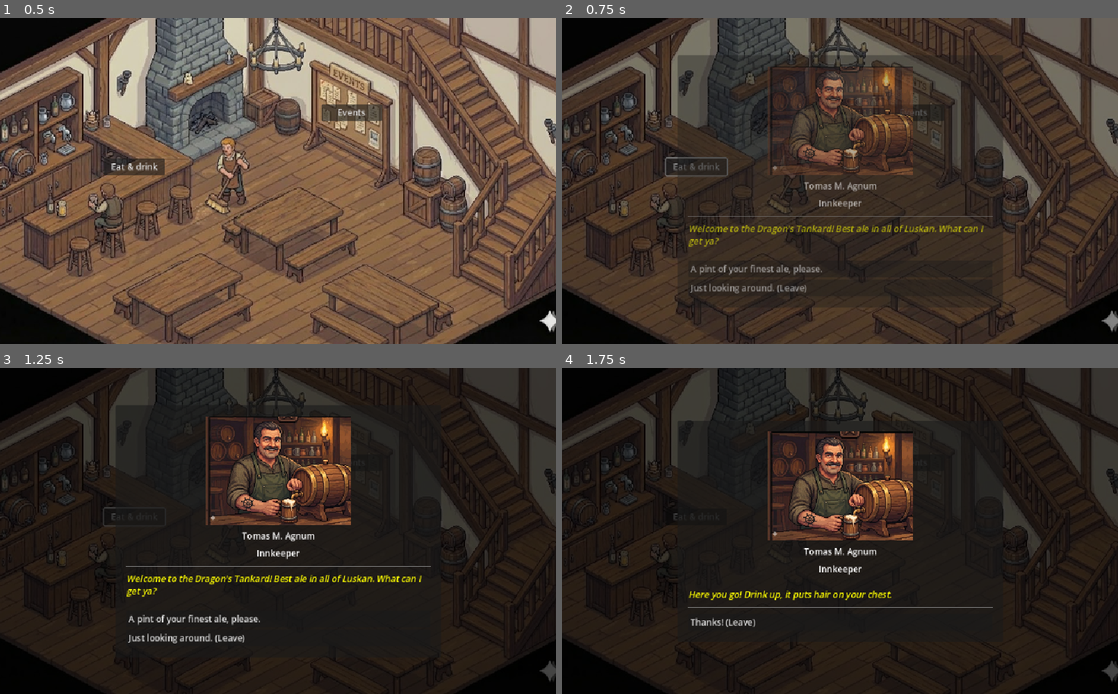
Above: before the commit, frames 1-4 (two rows, left to right).
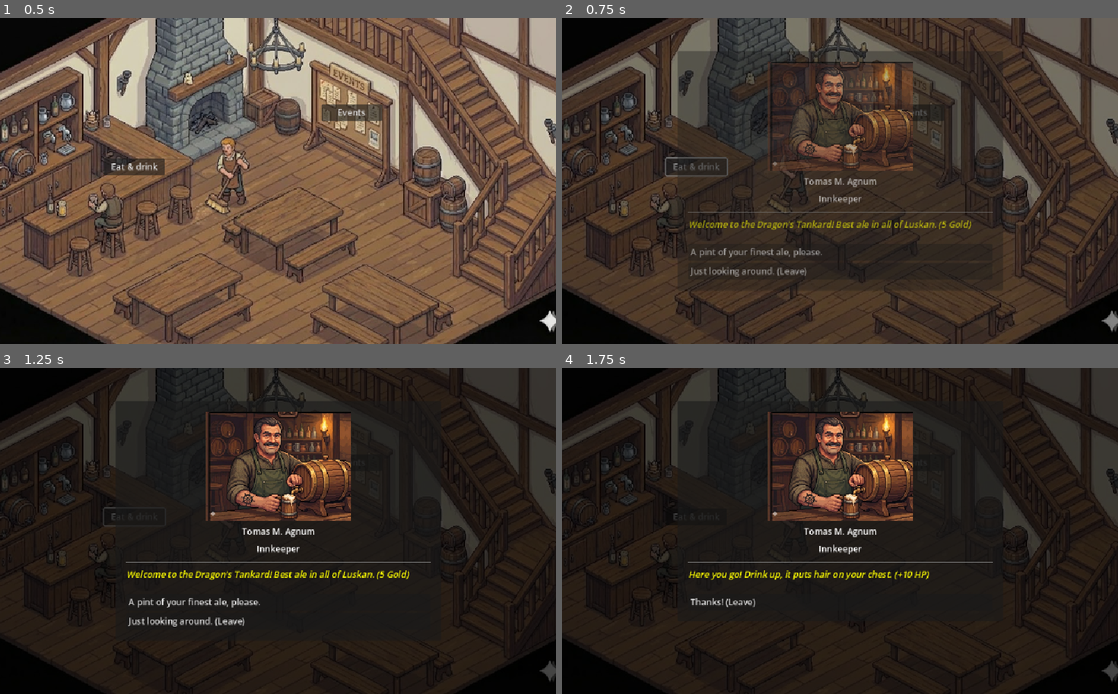
Above: after the commit, the same moments.

Repository: Plata101/Arena-In-Luskan-Godot
Game: Godot game, scene res://scenes/tavern.tscn
Same seed, same stepped clock (60 frames per second), same inputs: the game is played once before the commit and once after it. This scene is started directly instead of the project's main scene.
Inputs:
- Up to frame 1 (0.5 s): no input
- Up to frame 2 (0.75 s): click "Eat & drink" at 0.5 s
- Up to frame 3 (1.25 s): no input
- Up to frame 4 (1.75 s): click "A pint of your finest ale, pl…" at 1.25 s

Frame 1 is identical in both runs. In frame 2, 6.5% of the frame differs, in the area x 20-78%, y 10-89%; in frame 3, 7.5%; in frame 4, 8.8%, in the area x 22-78%, y 10-80%.

Commit message:
Inkeeper NPC conversation upgrade

Diff:
--- a/project.godot
+++ b/project.godot
@@ -18,6 +18,7 @@
 [autoload]
 
 GameManager="*res://scripts/GameManager.gd"
+Dialogues="*res://scripts/dialogues.gd"
 
 [display]
 
--- a/scenes/dialogue_overlay.tscn
+++ b/scenes/dialogue_overlay.tscn
@@ -19,17 +19,14 @@
 color = Color(0, 0, 0, 0.705882)
 
 [node name="ModalBox" type="PanelContainer" parent="."]
-anchors_preset = 8
+anchors_preset = 5
 anchor_left = 0.5
-anchor_top = 0.5
 anchor_right = 0.5
-anchor_bottom = 0.5
 offset_left = -300.0
-offset_top = -179.5
+offset_top = 60.0
 offset_right = 300.0
-offset_bottom = 179.5
+offset_bottom = 437.0
 grow_horizontal = 2
-grow_vertical = 2
 
 [node name="MarginContainer" type="MarginContainer" parent="ModalBox"]
 layout_mode = 2
@@ -46,6 +43,7 @@
 unique_name_in_owner = true
 custom_minimum_size = Vector2(0, 200)
 layout_mode = 2
+size_flags_vertical = 4
 texture = ExtResource("1_t5kwb")
 expand_mode = 3
 stretch_mode = 5
--- a/scripts/GameManager.gd
+++ b/scripts/GameManager.gd
@@ -28,6 +28,7 @@
 # Spiel-Status
 var currentDay: int = 1
 var maxDays: int = 100
+var beers_drank_today: int = 0
 
 # Inventory
 
--- a/scripts/dialogue_overlay.gd
+++ b/scripts/dialogue_overlay.gd
@@ -52,20 +52,36 @@
 		return
 
 	var node_data = current_dialogue[node_id]
-	dialogueText.text = "[color=yellow][i]" + node_data["text"] + "[/i][/color]"
+	var raw_text = node_data["text"]
+	if raw_text is Callable:
+		# Wenn es eine Funktion ist, rufen wir sie auf, um den Text zu bekommen!
+		dialogueText.text = "[color=yellow][i]" + raw_text.call() + "[/i][/color]"
+	else:
+		# Wenn es ein normaler Text (String) ist, zeigen wir ihn einfach an
+		dialogueText.text = "[color=yellow][i]" + str(raw_text) + "[/i][/color]"
 
 	for child in choicesContainer.get_children():
 		child.queue_free()
 
 	for choice in node_data["choices"]:
+		if choice.has("condition"):
+			var cond_func = choice["condition"]
+			if cond_func.call() == false:
+				continue # Überspringt das Erstellen des Buttons
 		var btn = Button.new()
 		btn.text = choice["text"]
 		btn.alignment = HORIZONTAL_ALIGNMENT_LEFT
-		btn.pressed.connect(_on_choice_pressed.bind(choice["next_node"]))
+		btn.pressed.connect(_on_choice_pressed.bind(choice))
 		choicesContainer.add_child(btn)
 
-func _on_choice_pressed(next_node_id: String):
-	load_dialogue_node(next_node_id)
+func _on_choice_pressed(choice_data: Dictionary):
+	# --- NEU: EFFEKT AUSFÜHREN ---
+	if choice_data.has("effect"):
+		var effect_func = choice_data["effect"]
+		effect_func.call() # Führt den Code aus, der in "effect" steht!
+
+	# Lade den nächsten Knoten
+	load_dialogue_node(choice_data["next_node"])
 
 func close_dialogue():
 	# --- FADE OUT EFFEKT ---
--- /dev/null
+++ b/scripts/dialogues.gd
@@ -0,0 +1,92 @@
+extends Node
+
+# --- THORFIN ---
+var thorfin = {
+	"start": {
+		"text": "Well met, stranger. What brings you to this gloomy place?",
+		"choices": [
+			{"text": "Well met too, what news on the riddermark?", "next_node": "news"},
+			{"text": "Howdy, I see you already had 5 glasses of beer.", "next_node": "drunk"},
+			{"text": "Just passing through. (Leave)", "next_node": "end"}
+		]
+	},
+	"news": {
+		"text": "The orks are gathering in the mountains. Dark times are ahead of us.",
+		"choices": [
+			{"text": "I will slay them all! (Good Alignment)", "next_node": "end"},
+			{"text": "Not my problem. (Leave)", "next_node": "end"}
+		]
+	},
+	"drunk": {
+		"text": "Mind your own business, you scoundrel! *hiccup*",
+		"choices": [
+			{"text": "Sorry, my bad. (Leave)", "next_node": "end"}
+		]
+	}
+}
+
+# --- BARKEEPER ---
+# --- BARKEEPER ---
+var inkeeper = {
+	"start": {
+		# --- NEU: Der Text passt sich jetzt dynamisch an! ---
+		"text": func():
+			if GameManager.beers_drank_today >= 2:
+				return "It looks like you had enough for today, friend. Come back tomorrow."
+			elif GameManager.beers_drank_today > 0:
+				return "Oh you're thirsty, another round for you? (5 Gold)"
+			else:
+				return "Welcome to the Dragon's Tankard! Best ale in all of Luskan. (5 Gold)",
+
+		"choices": [
+			{
+		"text": "A pint of your finest ale, please.",
+		"next_node": "ale",
+		# BEDINGUNG: Zeigen, wenn Gold reicht UND wir UNTER 3 Bieren sind
+		"condition": func(): return GameManager.currentGold >= 5 and GameManager.beers_drank_today < 2,
+		"effect": func():
+			GameManager.currentGold -= 5
+			GameManager.playerHp += 10
+			GameManager.beers_drank_today += 1
+			if GameManager.playerHp > GameManager.playerMaxHp:
+				GameManager.playerHp = GameManager.playerMaxHp
+			if GameManager.main_node and GameManager.main_node.has_method("update_ui"):
+				GameManager.main_node.update_ui()
+			},
+			{
+				"text": "I can't afford that... (Leave)",
+				"next_node": "end",
+				# BEDINGUNG: Nur zeigen, wenn Gold NICHT reicht UND wir UNTER 3 Bieren sind
+				"condition": func(): return GameManager.currentGold < 5 and GameManager.beers_drank_today < 2
+			},
+			{
+				# --- NEU: Der Button, wenn man rausgeworfen wird ---
+				"text": "Fine... *hiccup* (Leave)",
+				"next_node": "end",
+				"condition": func(): return GameManager.beers_drank_today >= 2
+			},
+			{
+				# --- NEU: Der Button, wenn man rausgeworfen wird ---
+				"text": "Your ale tastes like orc piss anyways (Leave)",
+				"next_node": "end",
+				"condition": func(): return GameManager.beers_drank_today >= 2
+			},
+			{
+				"text": "Just looking around. (Leave)",
+				"next_node": "end",
+				# Optional: Den normalen "Tschüss"-Button verstecken, wenn man betrunken ist
+				"condition": func(): return GameManager.beers_drank_today < 2
+			}
+		]
+	},
+	"ale": {
+		"text": func():
+			if GameManager.beers_drank_today > 1:
+				return "Enjoy my friend, it's brown ale like from another realm! (+10 HP)"
+			else:
+				return "Here you go! Drink up, it puts hair on your chest. (+10 HP)",
+		"choices": [
+			{"text": "Thanks! (Leave)", "next_node": "end"}
+		]
+	}
+}
--- a/scripts/tavern.gd
+++ b/scripts/tavern.gd
@@ -16,49 +16,6 @@
 var img_night = preload("res://assets/sprites/tavern-night-bg.jpg")
 
 var dialogue_scene = preload("res://scenes/dialogue_overlay.tscn")
-
-# --- UNSER TEXT-PAKET FÜR THORFIN ---
-var thorfin_dialogue = {
-	"start": {
-		"text": "Well met, stranger. What brings you to this gloomy place?",
-		"choices": [
-			{"text": "Well met too, what news on the riddermark?", "next_node": "news"},
-			{"text": "Howdy, I see you already had 5 glasses of beer.", "next_node": "drunk"},
-			{"text": "Just passing through. (Leave)", "next_node": "end"}
-		]
-	},
-	"news": {
-		"text": "The orks are gathering in the mountains. Dark times are ahead of us.",
-		"choices": [
-			{"text": "I will slay them all! (Good Alignment)", "next_node": "end"},
-			{"text": "Not my problem. (Leave)", "next_node": "end"}
-		]
-	},
-	"drunk": {
-		"text": "Mind your own business, you scoundrel! *hiccup*",
-		"choices": [
-			{"text": "Sorry, my bad. (Leave)", "next_node": "end"}
-		]
-	}
-}
-
-# --- NEU: DIALOG 2: BARKEEPER ---
-var bartender_dialogue = {
-	"start": {
-		"text": "Welcome to the Dragon's Tankard! Best ale in all of Luskan. What can I get ya?",
-		"choices": [
-			{"text": "A pint of your finest ale, please.", "next_node": "ale"},
-			{"text": "Just looking around. (Leave)", "next_node": "end"}
-		]
-	},
-	"ale": {
-		"text": "Here you go! Drink up, it puts hair on your chest.",
-		"choices": [
-			{"text": "Thanks! (Leave)", "next_node": "end"}
-		]
-	}
-}
-
 
 func _ready():
 	# WICHTIG: Achte darauf, dass das Signal korrekt verbunden ist
@@ -114,7 +71,7 @@
 		"Thorfin",
 		"Sailor",
 		"res://assets/sprites/npcs/thorfin.png", # WICHTIG: Ersetze das mit deinem echten Pfad zum Thorfin-Bild!
-		thorfin_dialogue
+		Dialogues.thorfin
 	)
 
 func _on_bartender_pressed():
@@ -126,7 +83,7 @@
 		"Tomas M. Agnum", # Anderer Name
 		"Innkeeper", # Anderer Beruf
 		"res://assets/sprites/npcs/npc_tomas_inkeeper.png", # WICHTIG: Pfad zu deinem Barkeeper-Bild anpassen!
-		bartender_dialogue # Anderes Text-Paket
+		Dialogues.inkeeper # Anderes Text-Paket
 	)
 
 
@@ -136,10 +93,12 @@
 	if GameManager.currentGold >= 10:
 		GameManager.currentGold -= 10
 
-		# WICHTIG: Hier NUR den Effekt starten.
-		# Keine Variablen wie "is_night" ändern! Das macht das Main-Script für uns.
-		if GameManager.main_node:
-			GameManager.main_node.play_sleep_effect()
+	GameManager.beers_drank_today = 0
+
+	# WICHTIG: Hier NUR den Effekt starten.
+	# Keine Variablen wie "is_night" ändern! Das macht das Main-Script für uns.
+	if GameManager.main_node:
+		GameManager.main_node.play_sleep_effect()
 
 	else:
 		print("Nicht genug Gold!")
Not shown, added: scripts/dialogues.gd.uid
